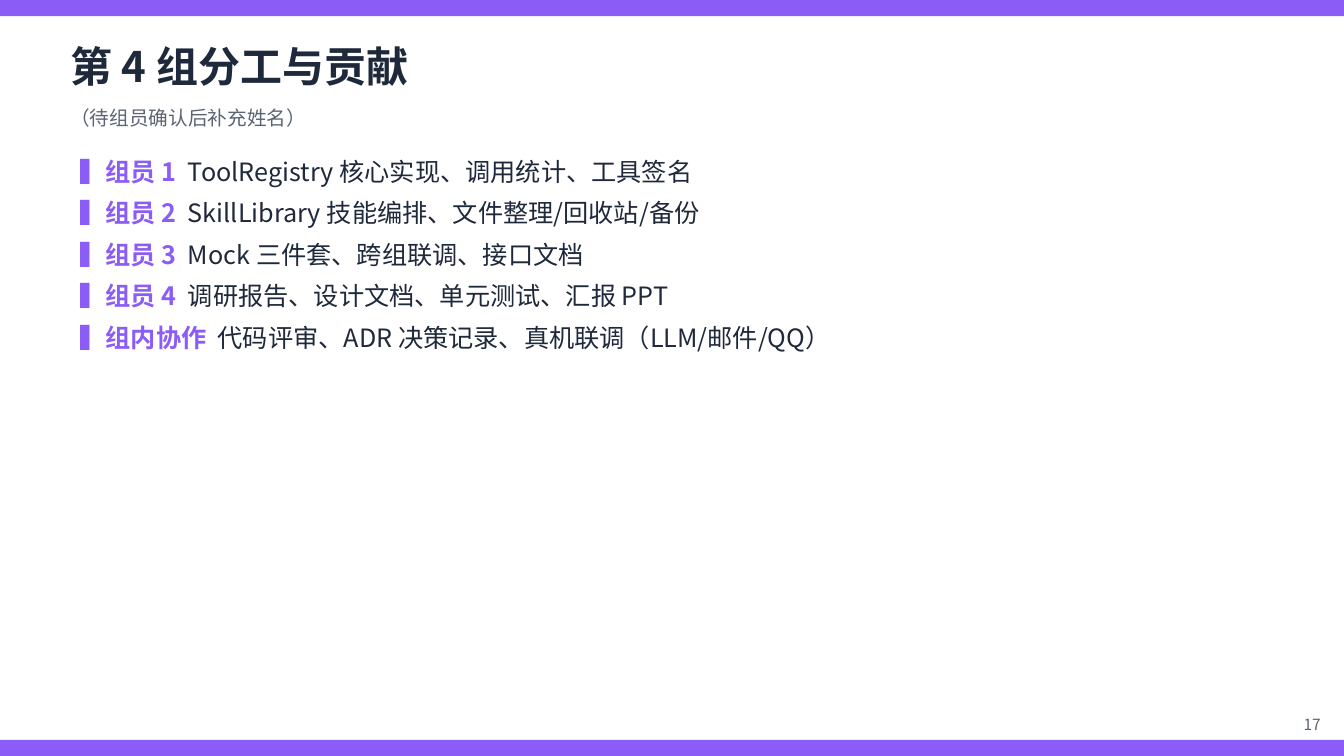
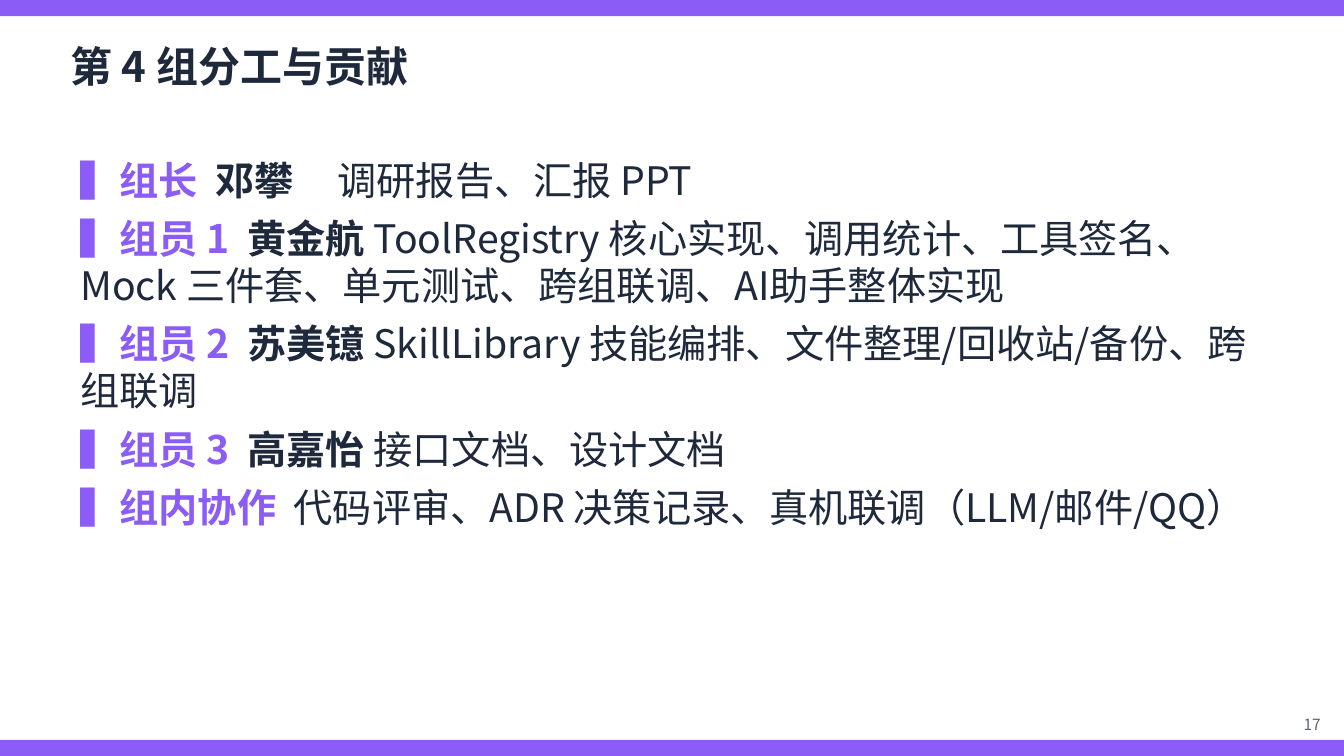
Before and after one commit to yurenhjh/miniyu, a slide deck: slide 2 of docs/第4组汇报PPT.pptx (slide 17 before the commit). Drawn at 1344x756 pixels with LibreOffice and Linux fonts; fonts in the diff are those of the drawing. Boxes give left, top, right and bottom in pixels: in the first picture for what was removed or moved away, otherwise in the second. Text is boxed around its words. In the diff, an @@ line names an element or a change of style, - is before the commit and + after.

Commit message:
更新汇报PPT（用户本地修改版，18页）

```diff
--- a/docs/第4组汇报PPT.pptx
+++ b/docs/第4组汇报PPT.pptx
@@ text removed at (70,108,306,127) @@
-（待组员确认后补充姓名）
@@ text at (80,160,1246,469): text changed; size 18 to 28 pt @@
-▍组员 1 ToolRegistry 核心实现、调用统计、工具签名
-▍组员 2 SkillLibrary 技能编排、文件整理/回收站/备份
-▍组员 3 Mock 三件套、跨组联调、接口文档
-▍组员 4 调研报告、设计文档、单元测试、汇报 PPT
+▍组长 邓攀 调研报告、汇报 PPT
+▍组员 1 黄金航 ToolRegistry 核心实现、调用统计、工具签名、Mock 三件套、单元测试、跨组联调、AI助手整体实现
+▍组员 2 苏美镱 SkillLibrary 技能编排、文件整理/回收站/备份、跨组联调
+▍组员 3 高嘉怡 接口文档、设计文档
@@ text at (80,487,1246,530): size 18 to 28 pt in "▍组内协作 代码评审、ADR 决策记录、真机联调（LLM/邮件/QQ）" @@
```
Also in this commit, not shown: 3 other slides changed.
